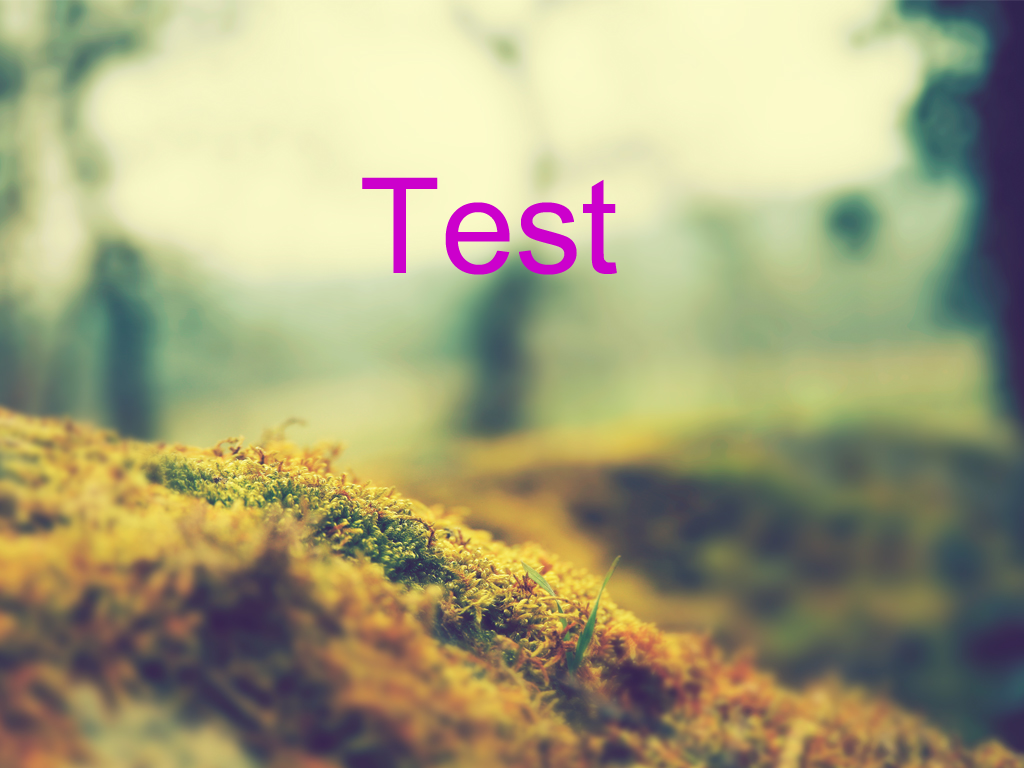
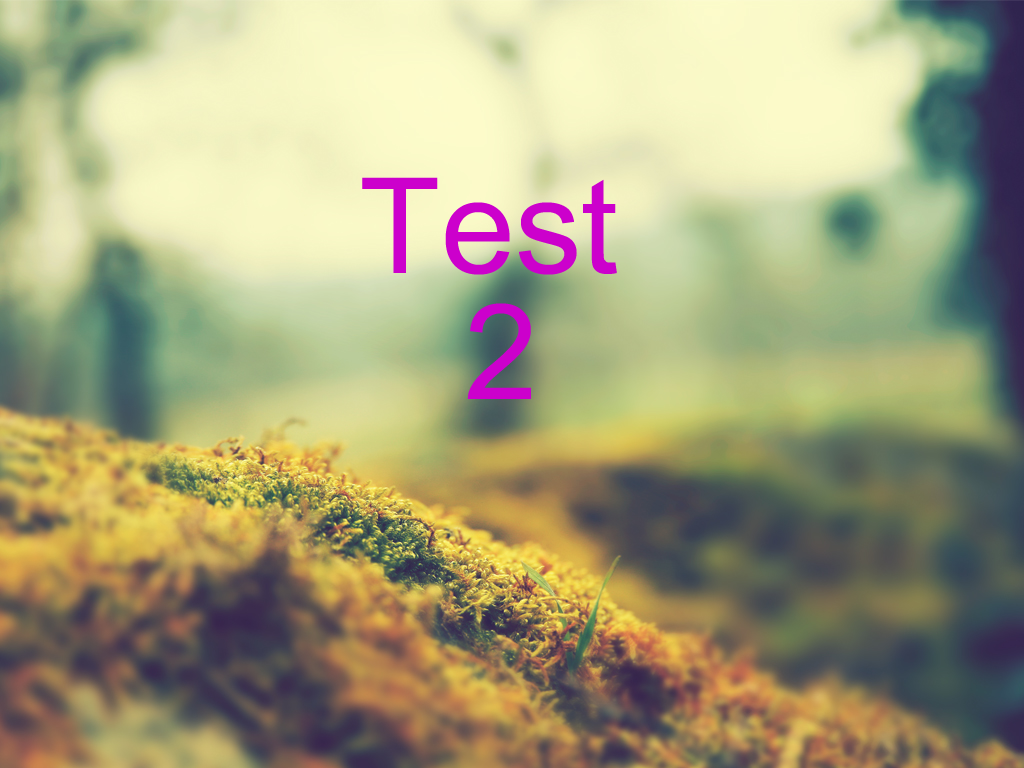
Layer changes from the first 1024x768 image to the second:
added layer "2" above "Test" over [467, 303, 531, 399]
